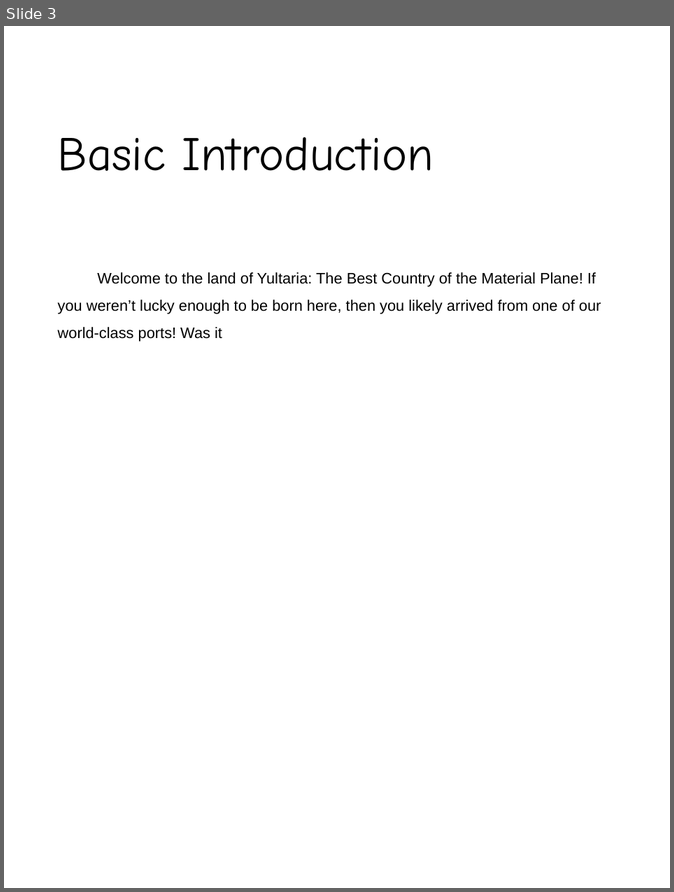
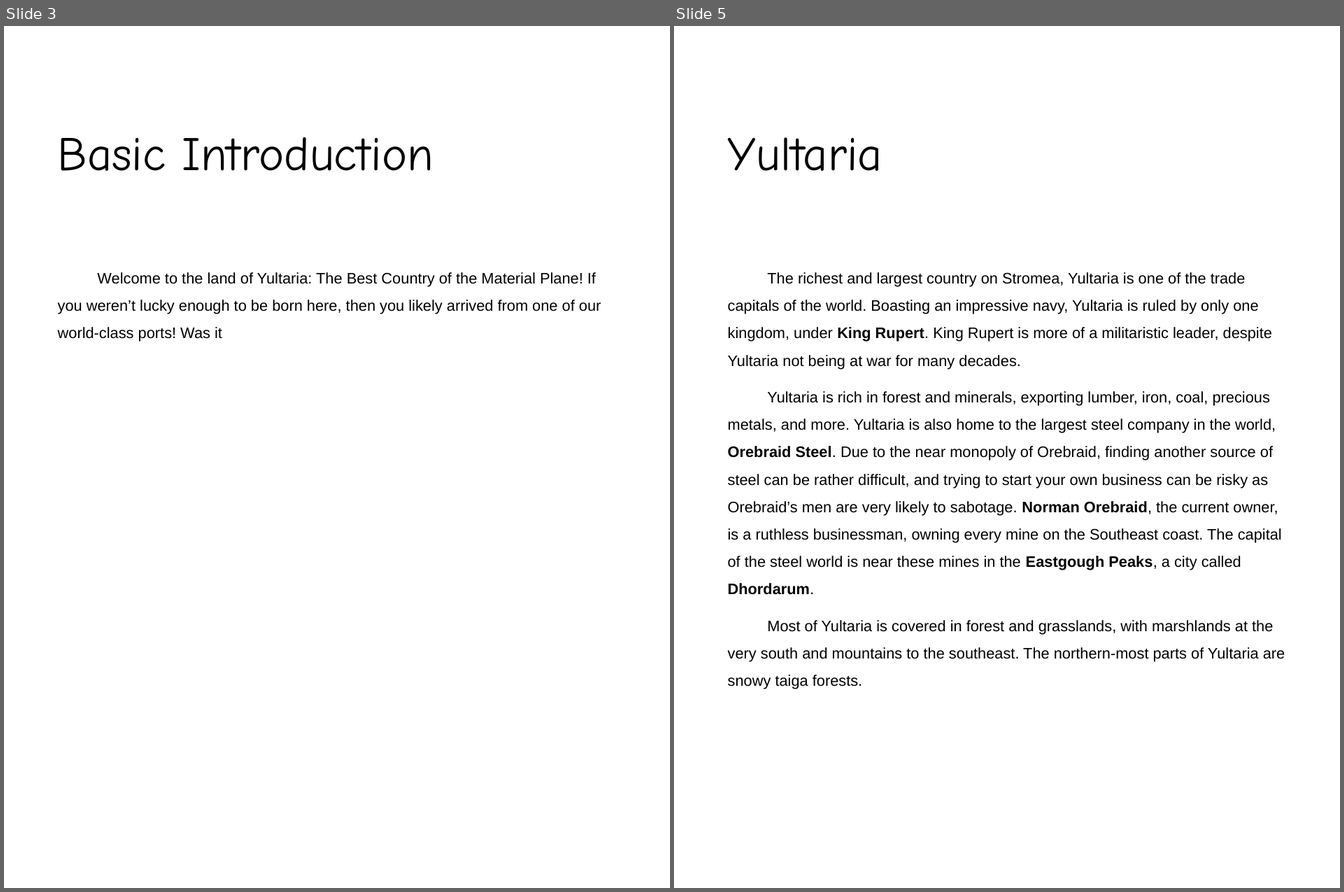
Before and after one commit to polic72/DnD-Stuff, a slide deck: The Jaws of Time.pptx. Shown side by side, each under a label of ours: slide 3 before the commit, slides 3 and 5 after it; the slides between them are not shown. The pictures are 674x892 and 1344x892 pixels, drawn with LibreOffice and Linux fonts; fonts in the diff are those of the drawing; background and template pictures are left out. Boxes give left, top, right and bottom in pixels: in the first picture for what was removed or moved away, otherwise in the second. Text is boxed around its words. In the diff, an @@ line names an element or a change of style, - is before the commit and + after.

```diff
--- a/The Jaws of Time.pptx
+++ b/The Jaws of Time.pptx
@@ slide 5 added at (674,26,1340,888), background picture (left out) @@
@@ title added at (728,137,883,171), 44 pt, text #000000 @@
+Yultaria
@@ text added at (728,272,1285,690), 14 pt, text #000000 @@
+The richest and largest country on Stromea, Yultaria is one of the trade capitals of the world. Boasting an impressive navy, Yultaria is ruled by only one kingdom, under King Rupert. King Rupert is more of a militaristic leader, despite Yultaria not being at war for many decades.
+Yultaria is rich in forest and minerals, exporting lumber, iron, coal, precious metals, and more. Yultaria is also home to the largest steel company in the world, Orebraid Steel. Due to the near monopoly of Orebraid, finding another source of steel can be rather difficult, and trying to start your own business can be risky as Orebraid’s men are very likely to sabotage. Norman Orebraid, the current owner, is a ruthless businessman, owning every mine on the Southeast coast. The capital of the steel world is near these mines in the Eastgough Peaks, a city called Dhordarum.
+Most of Yultaria is covered in forest and grasslands, with marshlands at the very south and mountains to the southeast. The northern-most parts of Yultaria are snowy taiga forests.
```
Also in this commit, not shown: 2 slides changed, 3 other slides added, 10 slides removed, 3 other files.
